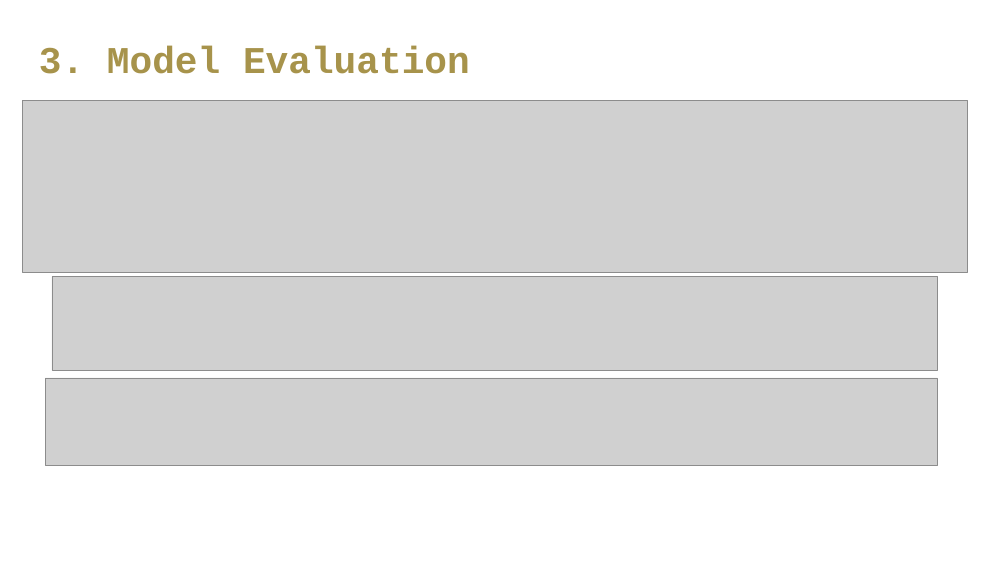
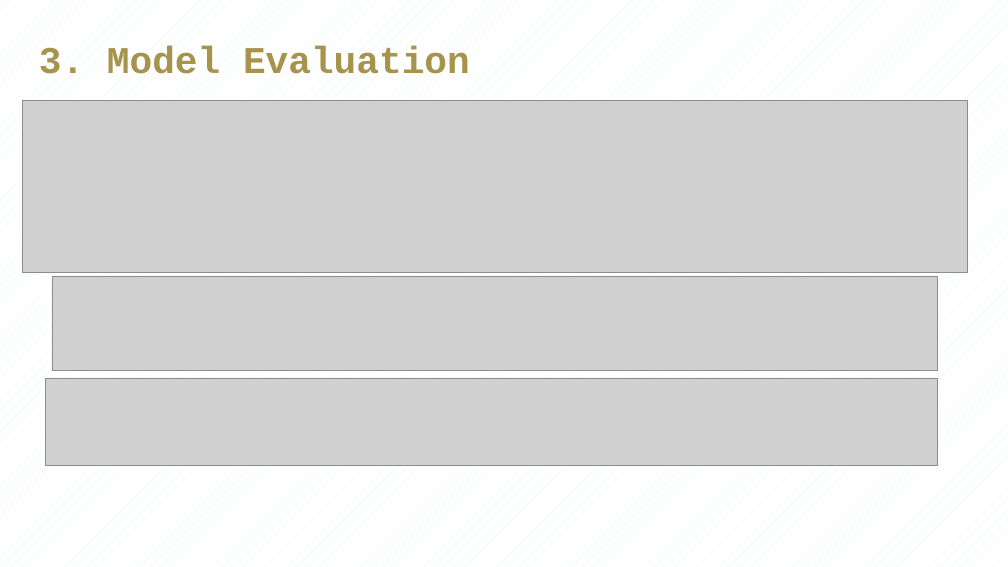
Before and after one commit to sgudiduri/ContractReviewAutomation, a slide deck: slide 13 of course/CSE_6748_Midterm_Progress_Report.pptx. Drawn at 1008x567 pixels with LibreOffice and Linux fonts; fonts in the diff are those of the drawing; grey boxes stand for pictures; background and template pictures are left out. Boxes give left, top, right and bottom in pixels: in the first picture for what was removed or moved away, otherwise in the second. Text is boxed around its words. In the diff, an @@ line names an element or a change of style, - is before the commit and + after.

```diff
--- a/course/CSE_6748_Midterm_Progress_Report.pptx
+++ b/course/CSE_6748_Midterm_Progress_Report.pptx
@@ background picture (left out) to pattern #E0F5F4 on #FFFFFF @@
```
Also in this commit, not shown: 24 other slides changed, 1 other file.
